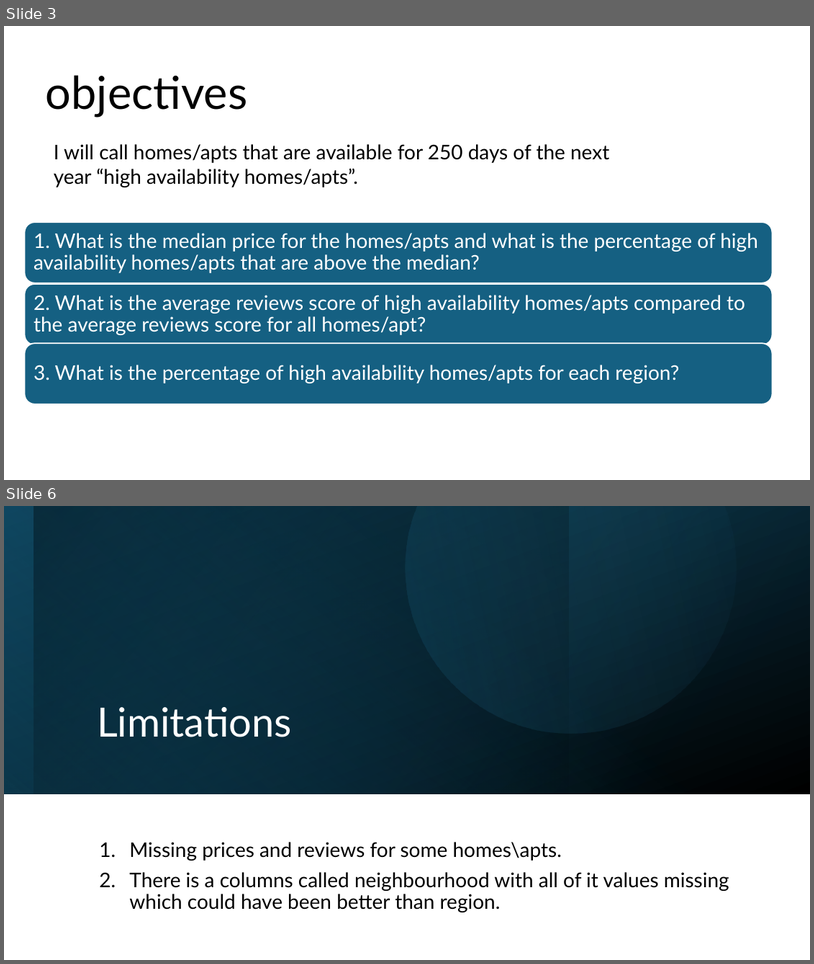
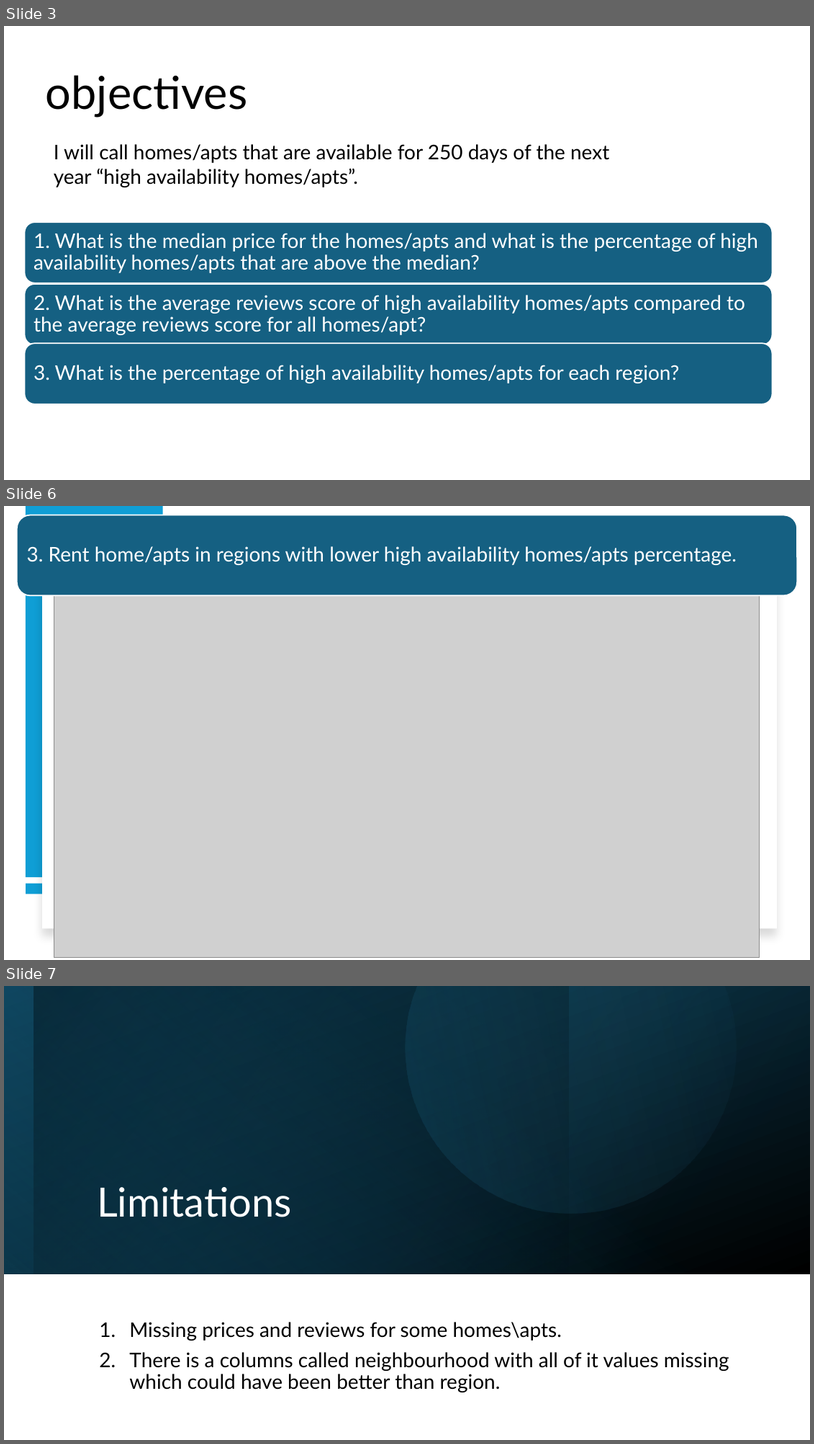
Before and after one commit to 0Murtadha/test-git, a slide deck: New Zealand airbnb dataset.pptx. Shown one above the other, each under a label of ours: slides 3 and 6 before the commit, slides 3, 6 and 7 after it; the slides between them are not shown. The pictures are 814x964 and 814x1444 pixels, drawn with LibreOffice and Linux fonts; fonts in the diff are those of the drawing; grey boxes stand for pictures. Boxes give left, top, right and bottom in pixels: in the first picture for what was removed or moved away, otherwise in the second. Text is boxed around its words. In the diff, an @@ line names an element or a change of style, - is before the commit and + after.

```diff
--- a/New Zealand airbnb dataset.pptx
+++ b/New Zealand airbnb dataset.pptx
@@ slide 6 added at [4, 506, 810, 960], background #FFFFFF @@
@@ rounded rectangle added at [17, 515, 797, 595], fill #156082, outline #FFFFFF 1.5 pt @@
@@ rectangle added at [26, 506, 163, 877], fill #0F9ED5 @@
@@ text added at [27, 546, 737, 565], 24 pt, text #FFFFFF @@
+3. Rent home/apts in regions with lower high availability homes/apts percentage.
@@ rectangle added at [42, 537, 777, 928], fill #FFFFFF @@
@@ picture added at [54, 595, 759, 957] @@
@@ rectangle added at [26, 883, 163, 893], fill #0F9ED5 @@
@@ what was slide 6 is now slide 7 @@
```
Also in this commit, not shown: 1 slide changed, 1 other slide added, 1 slide removed, 4 other files.
